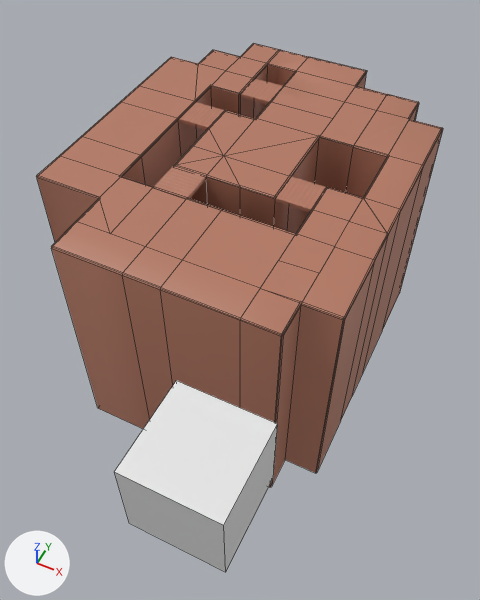
The Blender file 3D Models/Island.blend: old version first, new version second.
One viewpoint serves both versions: a camera (50 mm lens) standing at (3.12, -13.24, 10.91) and looking at (-2.6, -1.81, -3.38). The lights are fixed; the arrows at lower left show +X, +Y and +Z. Mesh edges are drawn as thin lines on the coarser meshes.
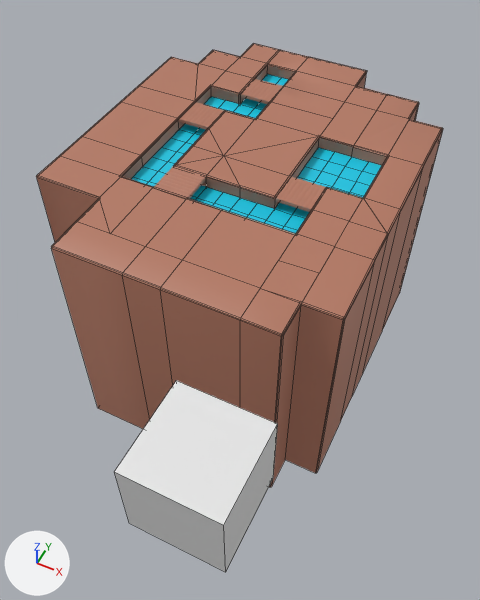
What changed in the scene script:
```text
Add mat_material:
    mat_material = principled_material('Material')
    mat_material.base_color = (0.0, 0.585, 0.8)  # cyan #00c9e7
Add me_plane_002:
    me_plane_002.from_pydata(...)  # 106 vertices, 70 faces; spans x -6.0..0.0, y -2.0..5.0, z -0.36
    me_plane_002.materials.append(mat_material)  # its picture is missing
Add ob_plane_002:
    ob_plane_002 = bpy.data.objects.new('Plane.002', me_plane_002)
    ob_plane_002.location = (0.0, 0.0, 0.0)
```

Pixel boxes (x1, y1, x2, y2) of what changed, in the pictures (480 x 600 px):
'Plane.002', added (cyan): after (131, 74, 382, 234)
